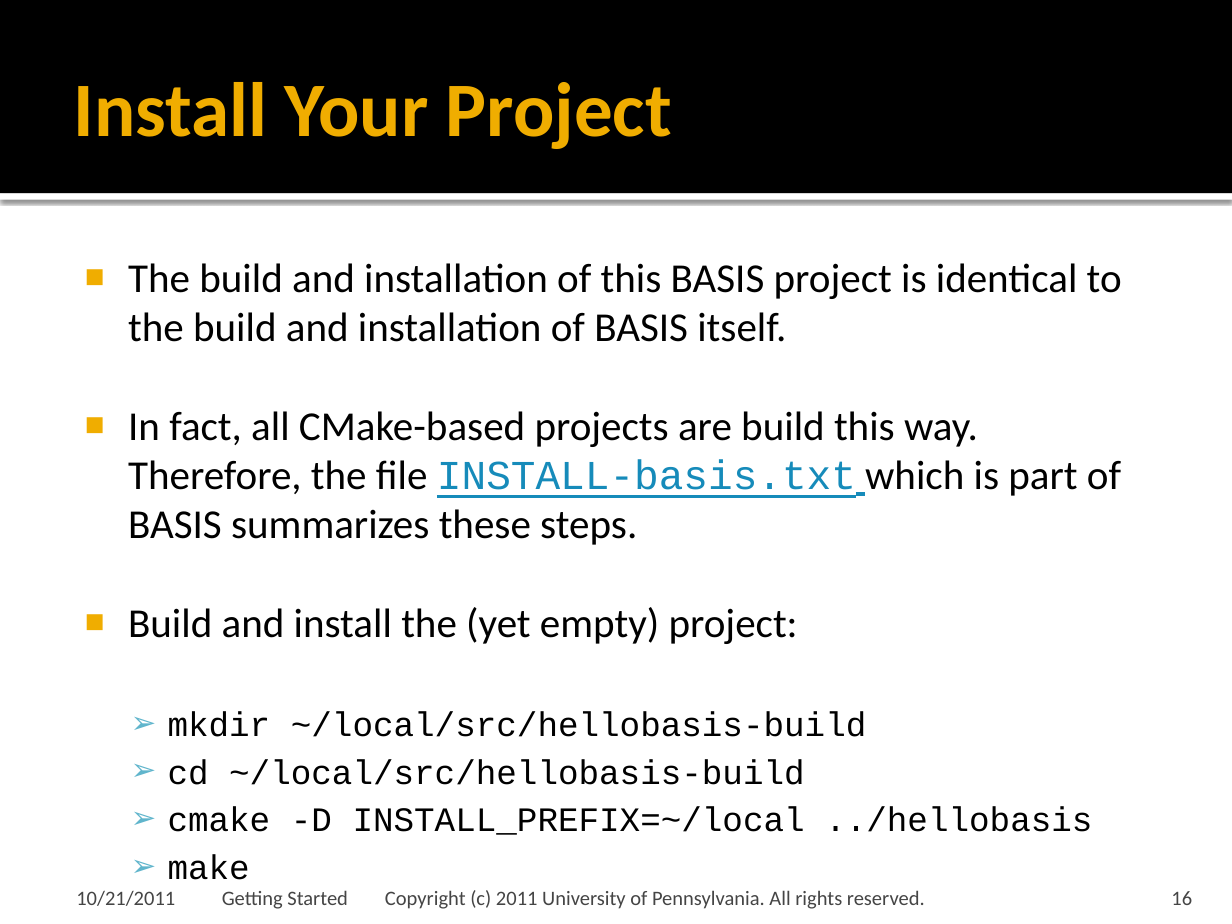
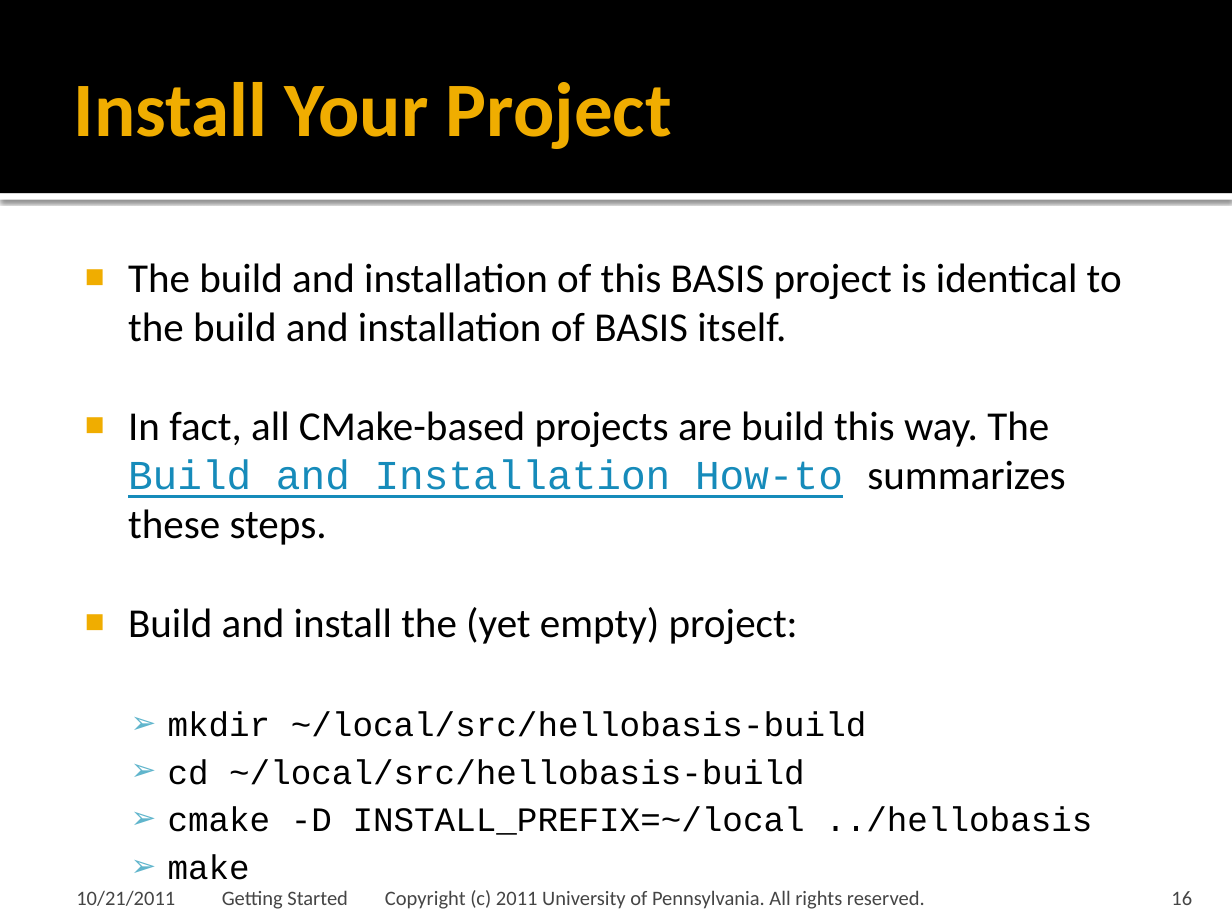
Before and after one commit to cmake-basis/legacy, a slide deck: slide 16 of doc/tutorials/BASIS Quick Start Guide - 01 Getting Started.pptx. Drawn at 1232x924 pixels with LibreOffice and Linux fonts; fonts in the diff are those of the drawing. Boxes give left, top, right and bottom in pixels: in the first picture for what was removed or moved away, otherwise in the second. Text is boxed around its words. In the diff, an @@ line names an element or a change of style, - is before the commit and + after.

```diff
--- a/doc/tutorials/BASIS Quick Start Guide - 01 Getting Started.pptx
+++ b/doc/tutorials/BASIS Quick Start Guide - 01 Getting Started.pptx
@@ text at (x1=128, y1=411, x2=1065, y2=545): text changed @@
-■ In fact, all CMake-based projects are build this way. Therefore, the file INSTALL-basis.txt which is part of BASIS summarizes these steps.
+■ In fact, all CMake-based projects are build this way. The Build and Installation How-to summarizes these steps.
```
Also in this commit, not shown: 1 other file.
